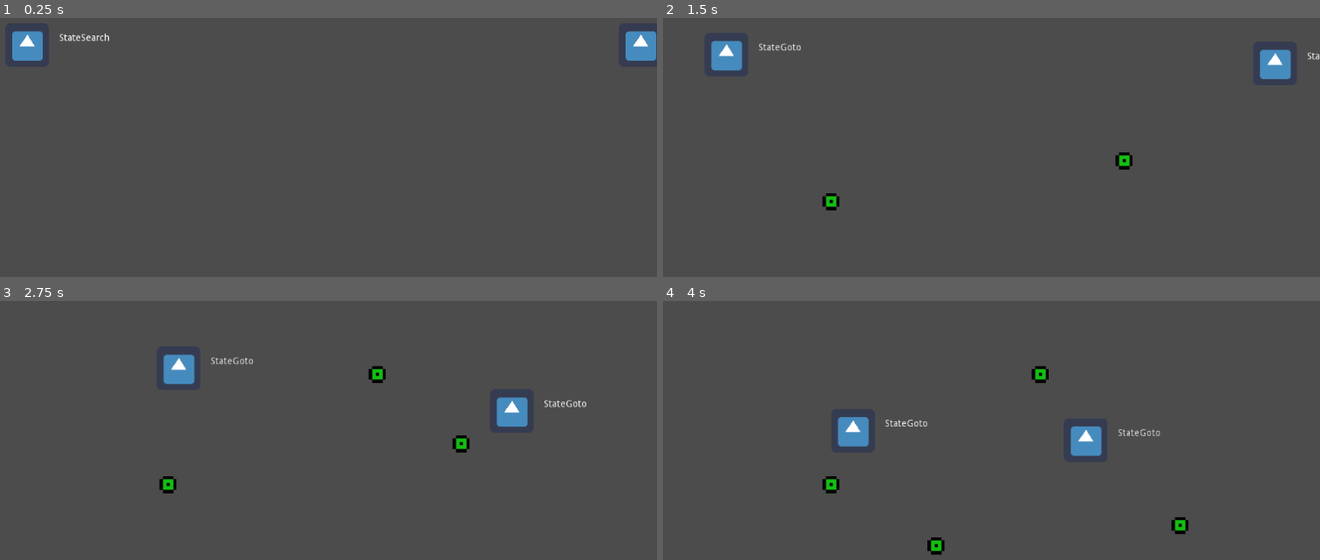
Above: before the commit, frames 1-4 (two rows, left to right).
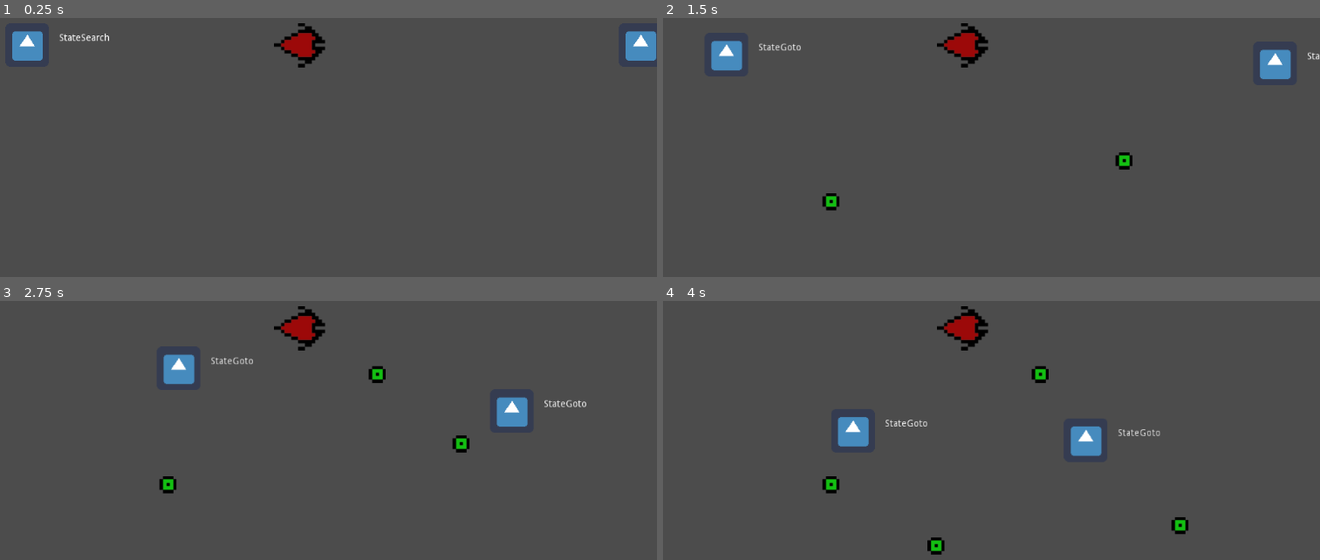
Above: after the commit, the same moments.

Repository: LeoBasov/basic-ai
Game: Godot game, scene res://Main.tscn
Same seed, same stepped clock (60 frames per second), same inputs: the game is played once before the commit and once after it. The engine's default icon, where the game draws it, is replaced by a stand-in: a white triangle on a blue panel in a dark square.
Inputs (mouse positions are in pixels of both pictures, inside the frame that each line leads up to):
- Up to frame 1 (0.25 s): no input
- Up to frame 2 (1.5 s): tap Enter at 0.5 s; move the mouse to (1122, 160) at 0.52 s; tap P at 0.6, 1.35 s; click (1122, 160) at 0.67 s; tap Space at 0.77, 1.25 s; move the mouse to (833, 201) at 1.27 s; click (833, 201) at 1.42 s
- Up to frame 3 (2.75 s): tap Space at 1.52 s; move the mouse to (381, 373) at 2.02 s; tap P at 2.1 s; click (381, 373) at 2.17 s
- Up to frame 4 (4 s): tap Enter at 2.75 s; move the mouse to (938, 544) at 2.77 s; tap P at 2.85, 3.6 s; click (938, 544) at 2.92 s; tap Space at 3.02, 3.5, 3.77 s; move the mouse to (1182, 526) at 3.52 s; click (1182, 526) at 3.67 s

The runs differ from the first frame. In frame 1, 0.7% of the frame differs, in the area x 41-50%, y 2-20%; in frame 2, 0.7%; in frame 3, 0.7%; in frame 4, 0.7%.

Commit message:
Added stuff

Diff:
--- a/AI Test/Main.gd
+++ b/AI Test/Main.gd
@@ -2,12 +2,14 @@
 
 var Food = preload("res://scenes/food/Food.tscn")
 var Creep = preload("res://scenes/creeps/basic/BasicCreep.tscn")
+var AdvancedCreep = preload("res://scenes/creeps/goap/AdvancedCreep.tscn")
 
 func _ready():
 	get_tree().paused = true
 
 	create_creep(Vector2(100, 100))
 	create_creep(Vector2(1000, 100))
+	create_advanced_creep(Vector2(500, 100))
 
 func create_food(position):
 	var food = Food.instance()
@@ -17,6 +19,11 @@
 
 func create_creep(position):
 	var creep = Creep.instance()
+	creep.position = position
+	add_child(creep)
+
+func create_advanced_creep(position):
+	var creep = AdvancedCreep.instance()
 	creep.position = position
 	add_child(creep)
 
--- a/AI Test/scenes/AI/GoapAgent.tscn
+++ b/AI Test/scenes/AI/GoapAgent.tscn
@@ -1,9 +1,21 @@
-[gd_scene load_steps=3 format=2]
+[gd_scene load_steps=6 format=2]
 
 [ext_resource path="res://scenes/AI/GoapAgent.gd" type="Script" id=1]
 [ext_resource path="res://scenes/AI/FiniteStateMachine.tscn" type="PackedScene" id=2]
+[ext_resource path="res://scenes/AI/IdleState.gd" type="Script" id=3]
+[ext_resource path="res://scenes/AI/MoveState.gd" type="Script" id=4]
+[ext_resource path="res://scenes/AI/PerformActionState.gd" type="Script" id=5]
 
 [node name="GoapAgent" type="Node"]
 script = ExtResource( 1 )
 
 [node name="FiniteStateMachine" parent="." instance=ExtResource( 2 )]
+
+[node name="IdleState" type="Node" parent="."]
+script = ExtResource( 3 )
+
+[node name="MoveState" type="Node" parent="."]
+script = ExtResource( 4 )
+
+[node name="PerformActionState" type="Node" parent="."]
+script = ExtResource( 5 )
--- /dev/null
+++ b/AI Test/scenes/AI/IdleState.gd
@@ -0,0 +1 @@
+extends "res://scenes/AI/FiniteState.gd"
--- /dev/null
+++ b/AI Test/scenes/AI/MoveState.gd
@@ -0,0 +1 @@
+extends "res://scenes/AI/FiniteState.gd"
--- /dev/null
+++ b/AI Test/scenes/AI/PerformActionState.gd
@@ -0,0 +1 @@
+extends "res://scenes/AI/FiniteState.gd"
--- /dev/null
+++ b/AI Test/scenes/creeps/goap/AdvancedCreep.gd
@@ -0,0 +1 @@
+extends KinematicBody2D
--- /dev/null
+++ b/AI Test/scenes/creeps/goap/AdvancedCreep.tscn
@@ -0,0 +1,31 @@
+[gd_scene load_steps=6 format=2]
+
+[ext_resource path="res://scenes/creeps/goap/AdvancedCreep.gd" type="Script" id=1]
+[ext_resource path="res://scenes/creeps/Creature_frame.png" type="Texture" id=2]
+[ext_resource path="res://scenes/creeps/Creature_fill.png" type="Texture" id=3]
+[ext_resource path="res://scenes/AI/GoapAgent.tscn" type="PackedScene" id=4]
+
+[sub_resource type="CapsuleShape2D" id=1]
+radius = 32.5044
+height = 11.7665
+
+[node name="AdvancedCreep" type="KinematicBody2D"]
+script = ExtResource( 1 )
+__meta__ = {
+"_edit_group_": true
+}
+
+[node name="Frame" type="Sprite" parent="."]
+scale = Vector2( 0.5, 0.5 )
+texture = ExtResource( 2 )
+
+[node name="Fill" type="Sprite" parent="."]
+modulate = Color( 0.615686, 0.0392157, 0.0392157, 1 )
+scale = Vector2( 0.5, 0.5 )
+texture = ExtResource( 3 )
+
+[node name="CollisionShape2D" type="CollisionShape2D" parent="."]
+rotation = 1.5708
+shape = SubResource( 1 )
+
+[node name="GoapAgent" parent="." instance=ExtResource( 4 )]
--- /dev/null
+++ b/AI Test/scenes/creeps/goap/GoapAgent.gd
@@ -0,0 +1 @@
+extends "res://scenes/AI/GoapAgent.gd"
Binary file added: AI Test/scenes/creeps/Creature_fill.png
Not shown, added: AI Test/scenes/creeps/Creature_fill.png.import
Binary file added: AI Test/scenes/creeps/Creature_frame.png
Not shown, added: AI Test/scenes/creeps/Creature_frame.png.import
